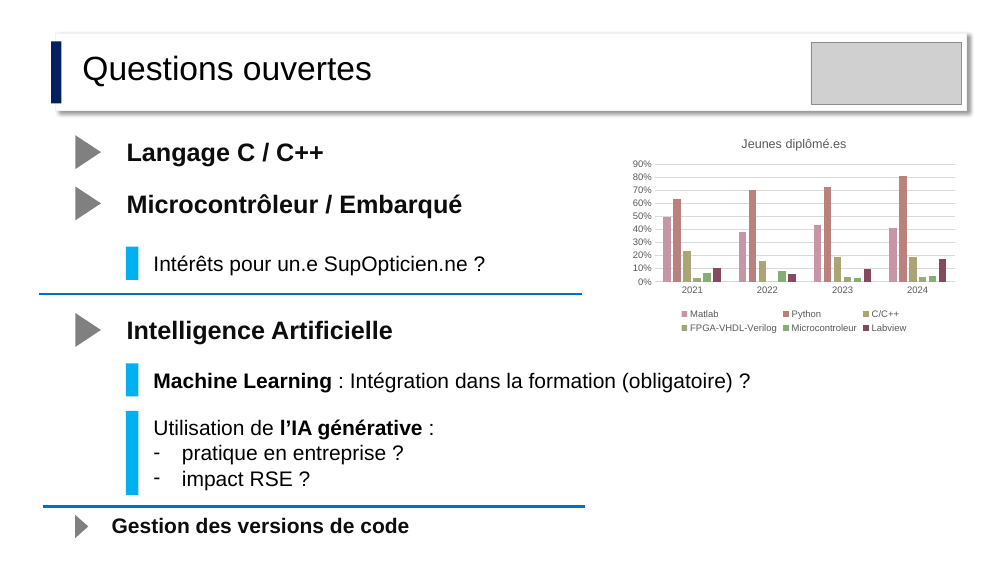
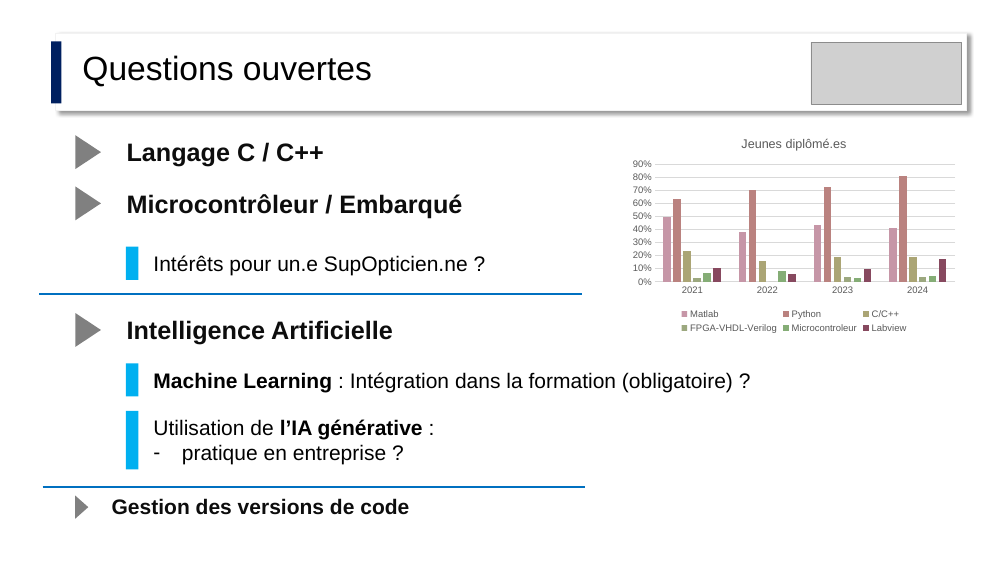
Before and after one commit to jvillemejane/jvillemejane, a slide deck: slide 18 of Presentations/2024_COPERF_Informatique.pptx (slide 17 before the commit). Drawn at 1008x567 pixels with LibreOffice and Linux fonts; fonts in the diff are those of the drawing; grey boxes stand for pictures. Boxes give left, top, right and bottom in pixels: in the first picture for what was removed or moved away, otherwise in the second. Text is boxed around its words. In the diff, an @@ line names an element or a change of style, - is before the commit and + after.

```diff
--- a/Presentations/2024_COPERF_Informatique.pptx
+++ b/Presentations/2024_COPERF_Informatique.pptx
@@ rectangle: place and size @@
-rectangle at [126, 411, 138, 495]
+rectangle at [126, 411, 138, 469]
@@ text at [182, 470, 293, 490]: paragraph removed @@
-– impact RSE ?
@@ 1 text, 1 triangle, 1 line: place and size @@
-1 text, 1 triangle, 1 line at [42, 507, 585, 539]
+1 text, 1 triangle, 1 line at [42, 487, 585, 519]
```
Also in this commit, not shown: 2 other slides changed, 1 slide added, 1 other file.
